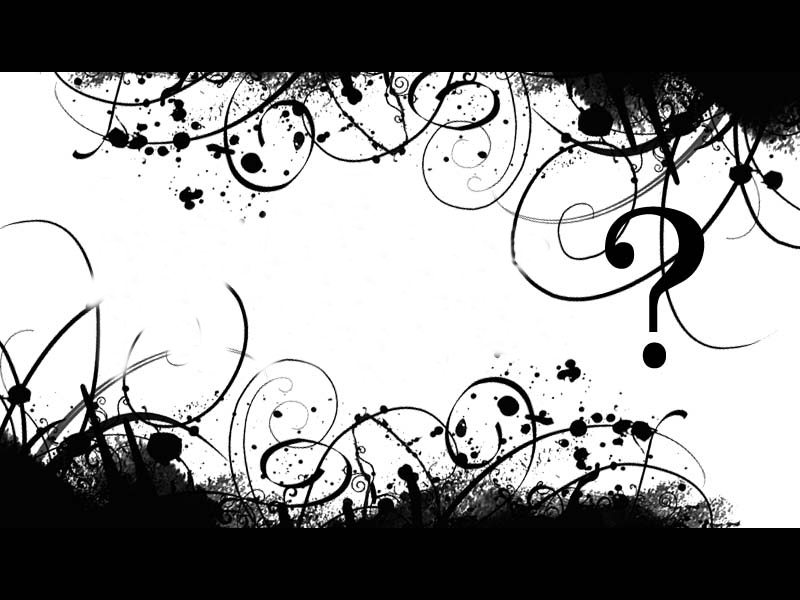
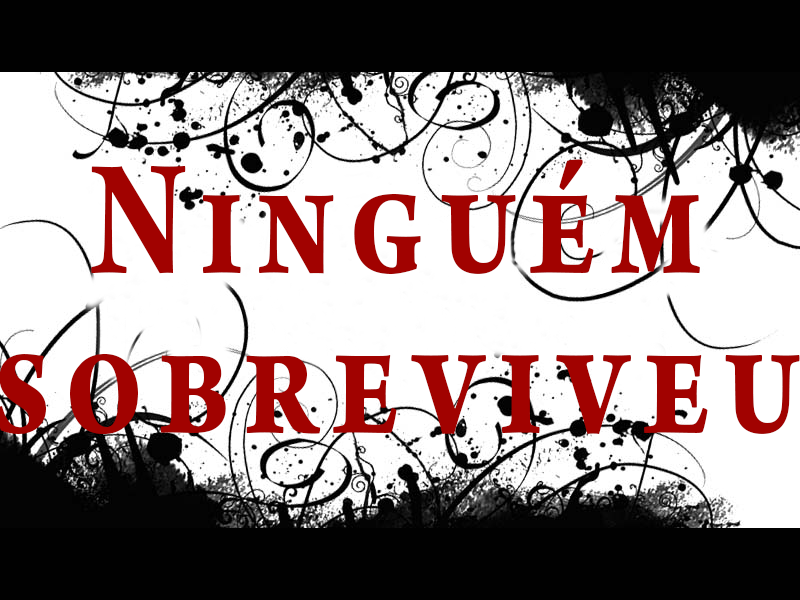
Revision of a layered 800x600 image; what changed, layer by layer:
added layer "Mentiu" (2nd of 2) above "Plano de Fundo" over bbox(0, 159, 800, 434)
added layer "Plano de Fundo" (1st of 2) above "Plano de Fundo" over bbox(0, 159, 800, 434)
hid "Plano de Fundo" (2nd of 2) over bbox(0, 159, 800, 434)
